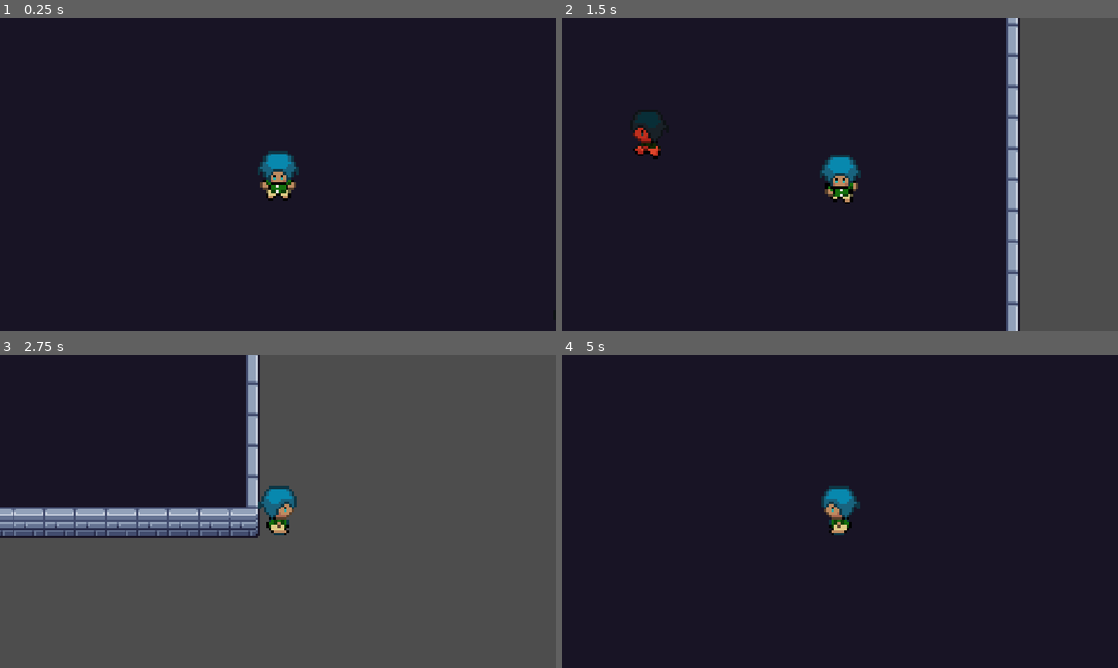
Above: before the commit, frames 1-4 (two rows, left to right).
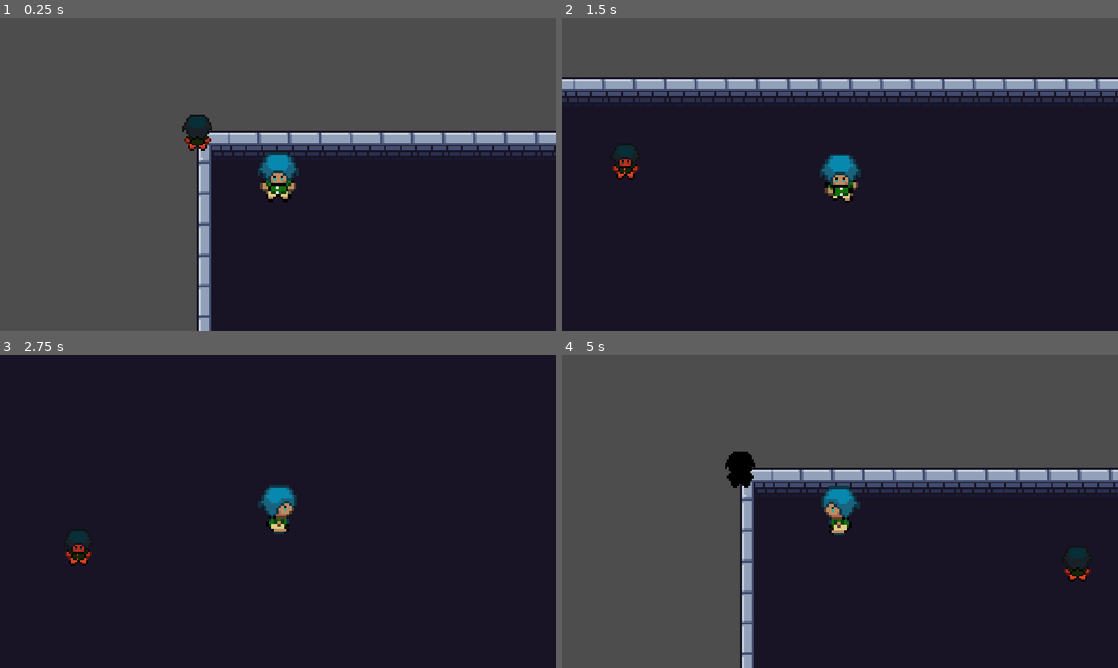
Above: after the commit, the same moments.

Repository: mguo555/RGDC-Fall-2026
Game: Godot game, scene res://scenes/main.tscn
Two runs of this game, one before a commit and one after it. Both use one fixed random seed, a clock stepped at 60 frames per second and the inputs below.
Inputs:
- Up to frame 1 (0.25 s): no input
- Up to frame 2 (1.5 s): hold D (move_right) 0.53-1.28 s; tap E (interact, bound only after the commit) at 0.6, 1.35 s; hold S (move_down) from 1.28 s (still down)
- Up to frame 3 (2.75 s): release S (move_down) at 2.03 s; hold D (move_right) from 2.03 s (still down); tap E (interact, bound only after the commit) at 2.1 s
- Up to frame 4 (5 s): release D (move_right) at 2.78 s; hold W (move_up) 2.78-3.53 s; tap E (interact, bound only after the commit) at 2.85, 3.6, 4.35 s; hold A (move_left) from 3.53 s (still down)

The runs differ from the first frame. In frame 1, 64% of the frame differs, in the area x 0-100%, y 0-100%; in frame 2, 37%; in frame 3, 77%; in frame 4, 62%.

Commit message:
garbage code

Diff:
--- a/united-casino-game/project.godot
+++ b/united-casino-game/project.godot
@@ -51,6 +51,12 @@
 "events": [Object(InputEventKey,"resource_local_to_scene":false,"resource_name":"","device":-1,"window_id":0,"alt_press …(191 unchanged characters)…
 ]
 }
+interact={
+"deadzone": 0.2,
+"events": [Object(InputEventKey,"resource_local_to_scene":false,"resource_name":"","device":-1,"window_id":0,"alt_pressed":false,"shift_pressed":false,"ctrl_pressed":false,"meta_pressed":false,"pressed":false,"keycode":0,"physical_keycode":69,"key_label":0,"unicode":101,"location":0,"echo":false,"script":null)
+, Object(InputEventMouseButton,"resource_local_to_scene":false,"resource_name":"","device":-1,"window_id":0,"alt_pressed":false,"shift_pressed":false,"ctrl_pressed":false,"meta_pressed":false,"button_mask":1,"position":Vector2(300, 10),"global_position":Vector2(309, 58),"factor":1.0,"button_index":1,"canceled":false,"pressed":true,"double_click":false,"script":null)
+]
+}
 
 [physics]
 
--- /dev/null
+++ b/united-casino-game/scenes/HidingSpot/HidingSpot.tscn
@@ -0,0 +1,127 @@
+[gd_scene format=3 uid="uid://xwklnwwj2elx"]
+
+[ext_resource type="Script" uid="uid://jf6lkydq2gpm" path="res://scripts/HidingSpot/hiding_spot.gd" id="1_2gc8v"]
+[ext_resource type="Texture2D" uid="uid://dwx83okwdrv2t" path="res://assets/sprites/player/player_sheet.png" id="1_rln57"]
+
+[sub_resource type="AtlasTexture" id="AtlasTexture_bvqhm"]
+atlas = ExtResource("1_rln57")
+region = Rect2(0, 180, 90, 90)
+
+[sub_resource type="AtlasTexture" id="AtlasTexture_ved6o"]
+atlas = ExtResource("1_rln57")
+region = Rect2(90, 180, 90, 90)
+
+[sub_resource type="AtlasTexture" id="AtlasTexture_xcisb"]
+atlas = ExtResource("1_rln57")
+region = Rect2(180, 180, 90, 90)
+
+[sub_resource type="AtlasTexture" id="AtlasTexture_socpp"]
+atlas = ExtResource("1_rln57")
+region = Rect2(270, 180, 90, 90)
+
+[sub_resource type="AtlasTexture" id="AtlasTexture_fxc31"]
+atlas = ExtResource("1_rln57")
+region = Rect2(0, 0, 90, 90)
+
+[sub_resource type="AtlasTexture" id="AtlasTexture_puxyr"]
+atlas = ExtResource("1_rln57")
+region = Rect2(90, 0, 90, 90)
+
+[sub_resource type="AtlasTexture" id="AtlasTexture_mmokv"]
+atlas = ExtResource("1_rln57")
+region = Rect2(180, 0, 90, 90)
+
+[sub_resource type="AtlasTexture" id="AtlasTexture_dqp0f"]
+atlas = ExtResource("1_rln57")
+region = Rect2(270, 0, 90, 90)
+
+[sub_resource type="AtlasTexture" id="AtlasTexture_tl8lu"]
+atlas = ExtResource("1_rln57")
+region = Rect2(0, 90, 90, 90)
+
+[sub_resource type="AtlasTexture" id="AtlasTexture_qt7jd"]
+atlas = ExtResource("1_rln57")
+region = Rect2(90, 90, 90, 90)
+
+[sub_resource type="AtlasTexture" id="AtlasTexture_cd157"]
+atlas = ExtResource("1_rln57")
+region = Rect2(180, 90, 90, 90)
+
+[sub_resource type="AtlasTexture" id="AtlasTexture_8djf2"]
+atlas = ExtResource("1_rln57")
+region = Rect2(270, 90, 90, 90)
+
+[sub_resource type="SpriteFrames" id="SpriteFrames_2gc8v"]
+animations = [{
+"frames": [{
+"duration": 1.0,
+"texture": SubResource("AtlasTexture_bvqhm")
+}, {
+"duration": 1.0,
+"texture": SubResource("AtlasTexture_ved6o")
+}, {
+"duration": 1.0,
+"texture": SubResource("AtlasTexture_xcisb")
+}, {
+"duration": 1.0,
+"texture": SubResource("AtlasTexture_socpp")
+}],
+"loop": 1,
+"name": &"back",
+"speed": 6.0
+}, {
+"frames": [{
+"duration": 1.0,
+"texture": SubResource("AtlasTexture_fxc31")
+}, {
+"duration": 1.0,
+"texture": SubResource("AtlasTexture_puxyr")
+}, {
+"duration": 1.0,
+"texture": SubResource("AtlasTexture_mmokv")
+}, {
+"duration": 1.0,
+"texture": SubResource("AtlasTexture_dqp0f")
+}],
+"loop": 1,
+"name": &"front",
+"speed": 6.0
+}, {
+"frames": [{
+"duration": 1.0,
+"texture": SubResource("AtlasTexture_tl8lu")
+}, {
+"duration": 1.0,
+"texture": SubResource("AtlasTexture_qt7jd")
+}, {
+"duration": 1.0,
+"texture": SubResource("AtlasTexture_cd157")
+}, {
+"duration": 1.0,
+"texture": SubResource("AtlasTexture_8djf2")
+}],
+"loop": 1,
+"name": &"side",
+"speed": 6.0
+}]
+
+[sub_resource type="RectangleShape2D" id="RectangleShape2D_5pedr"]
+size = Vector2(67, 83)
+
+[node name="HidingSpot" type="Node2D" unique_id=250481482 groups=["player"]]
+script = ExtResource("1_2gc8v")
+
+[node name="AnimatedSprite2D" type="AnimatedSprite2D" parent="." unique_id=832249690]
+modulate = Color(0, 0, 0, 1)
+texture_filter = 1
+sprite_frames = SubResource("SpriteFrames_2gc8v")
+animation = &"back"
+
+[node name="Area2D" type="Area2D" parent="." unique_id=993511016 groups=["player"]]
+collision_mask = 2
+
+[node name="CollisionShape2D" type="CollisionShape2D" parent="Area2D" unique_id=317906993 groups=["player"]]
+position = Vector2(0.5, -2.5)
+shape = SubResource("RectangleShape2D_5pedr")
+
+[connection signal="area_entered" from="Area2D" to="." method="_on_area_2d_area_entered"]
--- a/united-casino-game/scenes/Player/Player.tscn
+++ b/united-casino-game/scenes/Player/Player.tscn
@@ -112,20 +112,21 @@
 motion_mode = 1
 script = ExtResource("1_ky53y")
 
-[node name="Camera2D" type="Camera2D" parent="." unique_id=1703344419]
+[node name="Camera2D" type="Camera2D" parent="." unique_id=1703344419 groups=["player"]]
 
-[node name="AnimatedSprite2D" type="AnimatedSprite2D" parent="." unique_id=1053966034]
+[node name="AnimatedSprite2D" type="AnimatedSprite2D" parent="." unique_id=1053966034 groups=["player"]]
 texture_filter = 1
 sprite_frames = SubResource("SpriteFrames_3i3rg")
 animation = &"back"
 
-[node name="CollisionShape2D" type="CollisionShape2D" parent="." unique_id=1846677567 groups=["guard"]]
+[node name="CollisionShape2D" type="CollisionShape2D" parent="." unique_id=1846677567 groups=["player"]]
 position = Vector2(0.5, -2.5)
 shape = SubResource("RectangleShape2D_ky53y")
 
 [node name="Area2D" type="Area2D" parent="." unique_id=301123292 groups=["player"]]
+collision_layer = 3
 collision_mask = 2
 
-[node name="CollisionShape2D" type="CollisionShape2D" parent="Area2D" unique_id=1734645298 groups=["guard"]]
+[node name="CollisionShape2D" type="CollisionShape2D" parent="Area2D" unique_id=1734645298 groups=["player"]]
 position = Vector2(0.5, -2.5)
 shape = SubResource("RectangleShape2D_ky53y")
--- a/united-casino-game/scenes/main.tscn
+++ b/united-casino-game/scenes/main.tscn
@@ -1,8 +1,9 @@
 [gd_scene format=4 uid="uid://dvjuysasjr4rh"]
 
 [ext_resource type="Texture2D" uid="uid://c5attfqvqurrv" path="res://Set 1.png" id="2_jyhfs"]
-[ext_resource type="PackedScene" uid="uid://btlj8yjhcpjbf" path="res://scenes/Guard/Guard.tscn" id="3_sugp2"]
 [ext_resource type="PackedScene" uid="uid://cchdgno8ahqom" path="res://scenes/Player/Player.tscn" id="3_tbgi4"]
+[ext_resource type="PackedScene" uid="uid://xwklnwwj2elx" path="res://scenes/HidingSpot/HidingSpot.tscn" id="4_jyhfs"]
+[ext_resource type="PackedScene" uid="uid://btlj8yjhcpjbf" path="res://scenes/Guard/Guard.tscn" id="4_tbgi4"]
 
 [sub_resource type="TileSetAtlasSource" id="TileSetAtlasSource_sugp2"]
 texture = ExtResource("2_jyhfs")
@@ -306,10 +307,10 @@
 tile_map_data = PackedByteArray("AAAAAAAAAAAFAAcAAAABAAAAAAAGAAcAAAACAAAAAAAGAAcAAAADAAAAAAAGAAcAAAAEAAAAAAAGAAcAAAAFAA …(8080 unchanged characters)…
 tile_set = SubResource("TileSet_jyhfs")
 
+[node name="HidingSpot" parent="." unique_id=250481482 instance=ExtResource("4_jyhfs")]
+
 [node name="Player" parent="." unique_id=1165609474 instance=ExtResource("3_tbgi4")]
-position = Vector2(1097, 586)
+position = Vector2(168, 91)
 scale = Vector2(1.35, 1.35)
 
-[node name="Guard" parent="." unique_id=519818743 instance=ExtResource("3_sugp2")]
-position = Vector2(1816, 953)
-scale = Vector2(1.35, 1.35)
+[node name="Guard" parent="." unique_id=1359353346 instance=ExtResource("4_tbgi4")]
--- a/united-casino-game/scripts/Guard/guard.gd
+++ b/united-casino-game/scripts/Guard/guard.gd
@@ -22,20 +22,17 @@
 
 func _physics_process(delta: float) -> void:
 	if get_tree().current_scene.has_node("Player"):
-		print(chase)
+		#print(chase)
 		if chase:
 			player_pos = get_tree().current_scene.find_child("Player").position
 			points = [player_pos]
 			target = 0
 			if player_pos.distance_to(position) < 150:
 				print("CAUGHT!!!")
-			else:
-				print("Chasing")
 			if player_pos.distance_to(position) > 150*5:
 				chase = false
 		else:
 			points = [Vector2.ZERO, Vector2(700, 700), Vector2(700, 0), Vector2(0, 700)]
-			print("Not chasing")
 			if Input.is_action_pressed("debug_cheat_caught"):
 				if player_pos.distance_to(position) > 150*2:
 					chase = true
@@ -44,9 +41,9 @@
 					print("Too far")
 	velocity = Vector2.ZERO
 
-	print(wait_time)
+	#print(wait_time)
 
-	print(target, " ", points.size())
+	#print(target, " ", points.size())
 	if wait_timer > 0:
 		wait_timer -= delta
 	elif global_position.distance_to(points[target]) <= speed * delta:
--- /dev/null
+++ b/united-casino-game/scripts/HidingSpot/hiding_spot.gd
@@ -0,0 +1,19 @@
+extends Node2D
+
+@onready var entered = false
+
+# Called when the node enters the scene tree for the first time.
+func _ready() -> void:
+	pass # Replace with function body.
+
+# Called every frame. 'delta' is the elapsed time since the previous frame.
+func _process(delta: float) -> void:
+	if Input.is_action_just_pressed("interact") and entered:
+		print("HIDING")
+
+
+
+func _on_area_2d_area_entered(area: Area2D) -> void:
+	print(area.get_groups())
+	if "$" in area.get_groups():
+		entered = true
--- a/united-casino-game/scripts/Player/player.gd
+++ b/united-casino-game/scripts/Player/player.gd
@@ -1,7 +1,5 @@
 extends CharacterBody2D
 
-@onready var money = $".".get_meta("money")
-@onready var inventory = $".".get_meta("inventory")
 @onready var animation = "front"
 
 const SPEED = 600
@@ -14,9 +12,6 @@
 
 # Called every frame. 'delta' is the elapsed time since the previous frame.
 func _process(delta: float) -> void:
-	money = $".".get_meta("metadata/money")
-	print(money)
-
 	velocity.x = 0
 	velocity.y = 0
 	var x = 0
Not shown, added: united-casino-game/scripts/HidingSpot/hiding_spot.gd.uid
